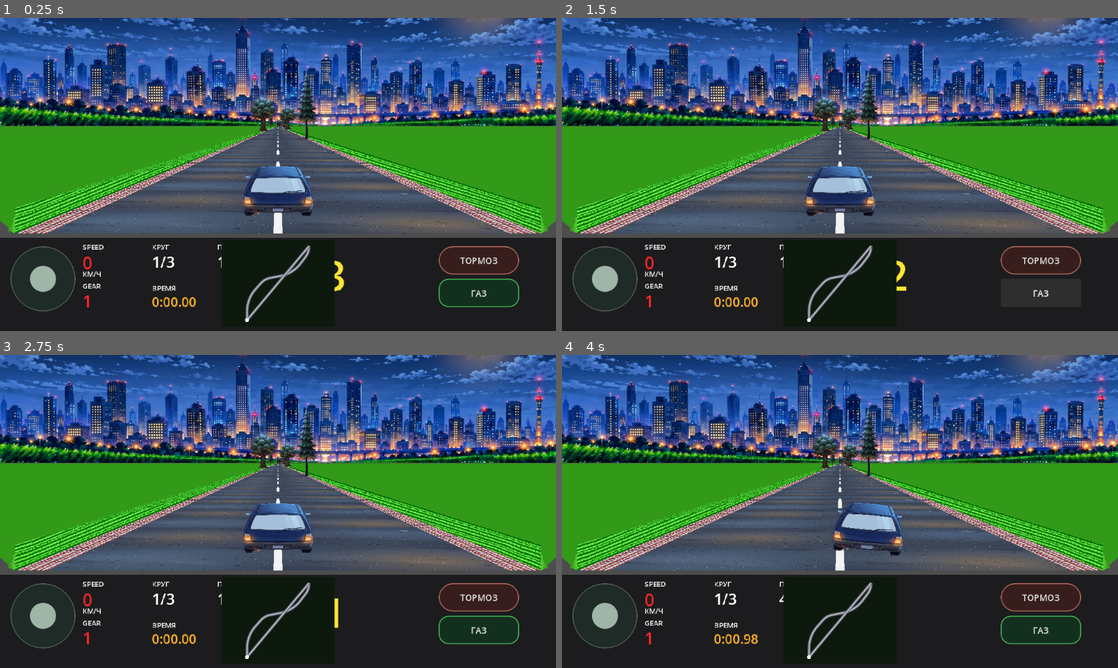
Above: before the commit, frames 1-4 (two rows, left to right).
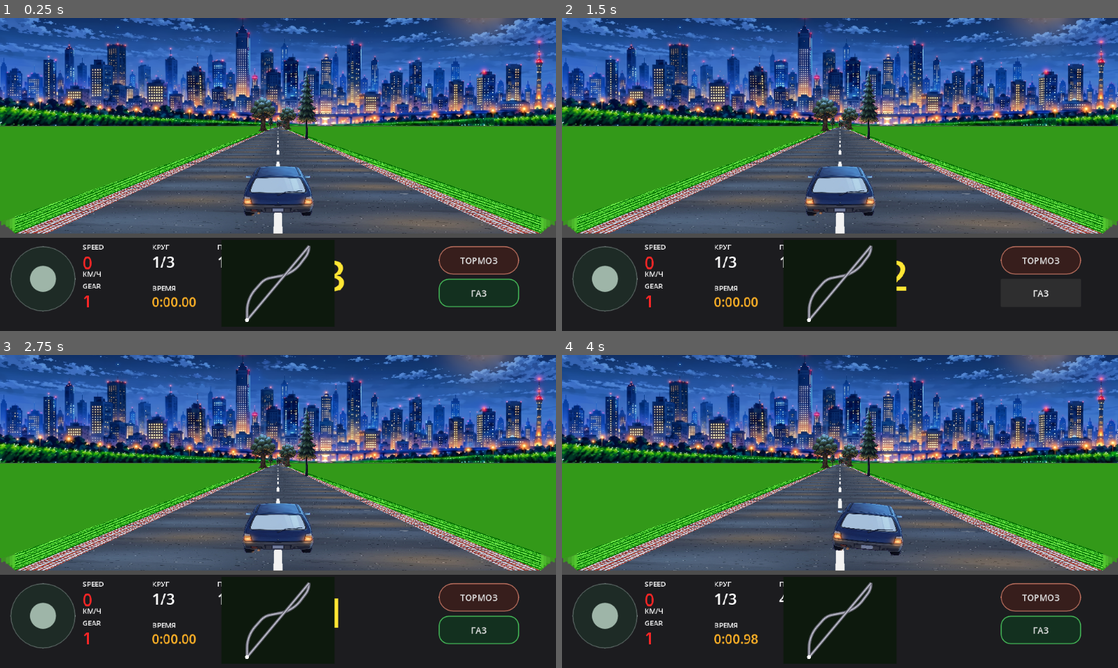
Above: after the commit, the same moments.

Repository: masterofmagic234/Arkon
Game: Godot game, scene res://scenes/level2_pseudo3d.tscn
The game is run twice, just before and just after one commit, with the same random seed, the same clock (stepped at 60 frames per second) and the same inputs.
Inputs (mouse positions are in pixels of both pictures, inside the frame that each line leads up to):
- Up to frame 1 (0.25 s): no input
- Up to frame 2 (1.5 s): click "ТОРМОЗ" at 0.5 s; click "ГАЗ" at 1.25 s
- Up to frame 3 (2.75 s): tap Enter at 2 s; move the mouse to (400, 495) at 2.02 s; hold D (race_right) from 2.03 s (still down); click (400, 495) at 2.17 s
- Up to frame 4 (4 s): release D (race_right) at 2.75 s; tap Space at 2.75 s; drag from (728, 527) to (812, 574) at 2.77 s; tap Enter at 3.5 s; move the mouse to (895, 442) at 3.52 s; hold D (race_right) from 3.53 s (still down)

The runs differ from the first frame. In frame 1, 2.8% of the frame differs, in the area x 0-100%, y 34-69%; in frame 2, 2.8%; in frame 3, 2.8%; in frame 4, 2.8%.

Commit message:
Separate layered roadside walls for visible terraces

Diff:
--- a/scripts/race_renderer_pseudo3d.gd
+++ b/scripts/race_renderer_pseudo3d.gd
@@ -271,9 +271,12 @@
     # a texture. The broad field remains solid and only fills behind the walls.
     const WALL_SAMPLES: int = 48
     const WALL_TIERS: int = 5
-    var wall_offsets := [7.0, 28.0, 55.0, 86.0, 122.0]
-    var wall_bases := [0.0, 8.0, 16.0, 24.0, 32.0]
-    var wall_heights := [420.0, 250.0, 150.0, 90.0, 55.0]
+    # Tiers are deliberately spread both sideways and vertically.
+    # The old profile put all five faces almost on top of each other, while
+    # the 420-unit nearest wall visually occluded the other four.
+    var wall_offsets := [7.0, 45.0, 95.0, 155.0, 230.0]
+    var wall_bases := [0.0, 42.0, 78.0, 108.0, 132.0]
+    var wall_heights := [280.0, 210.0, 155.0, 105.0, 70.0]
 
     # Broad solid field first. It is deliberately untextured to avoid the
     # radial UV artifact from the old screen-edge trapezoid.
